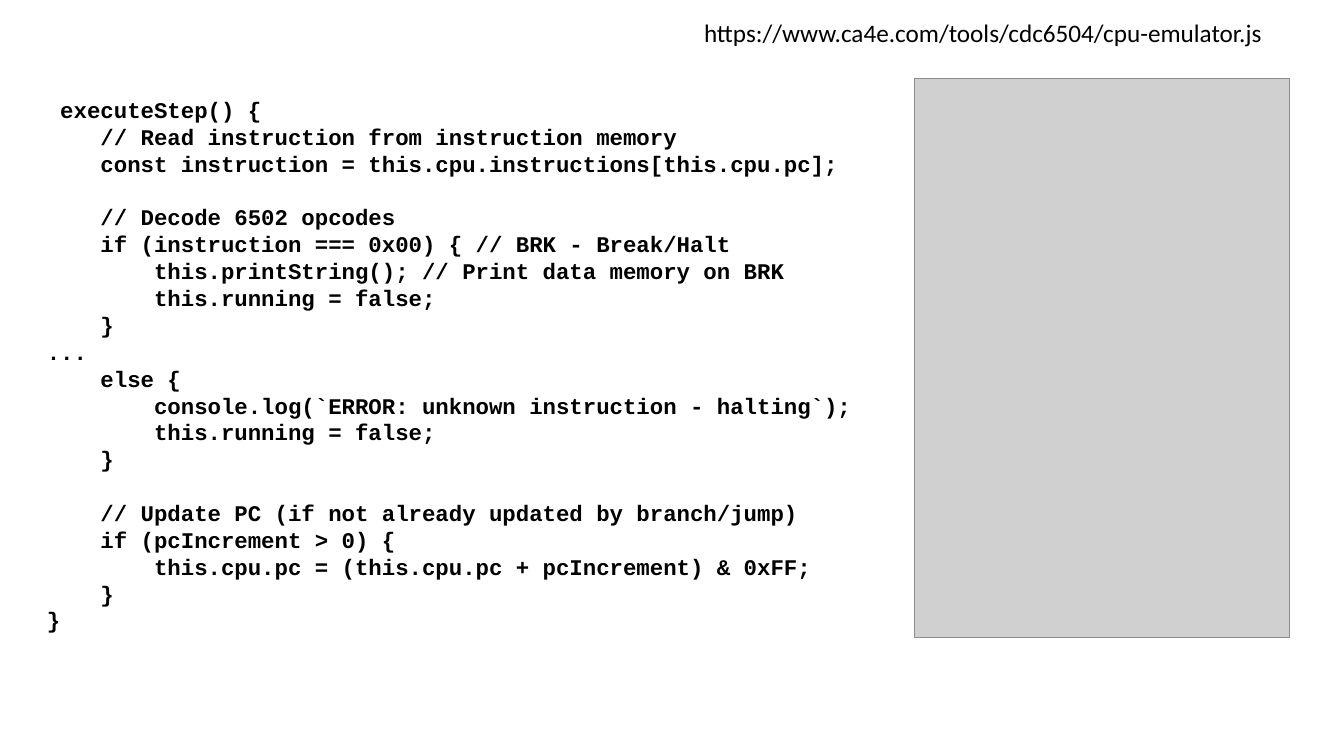
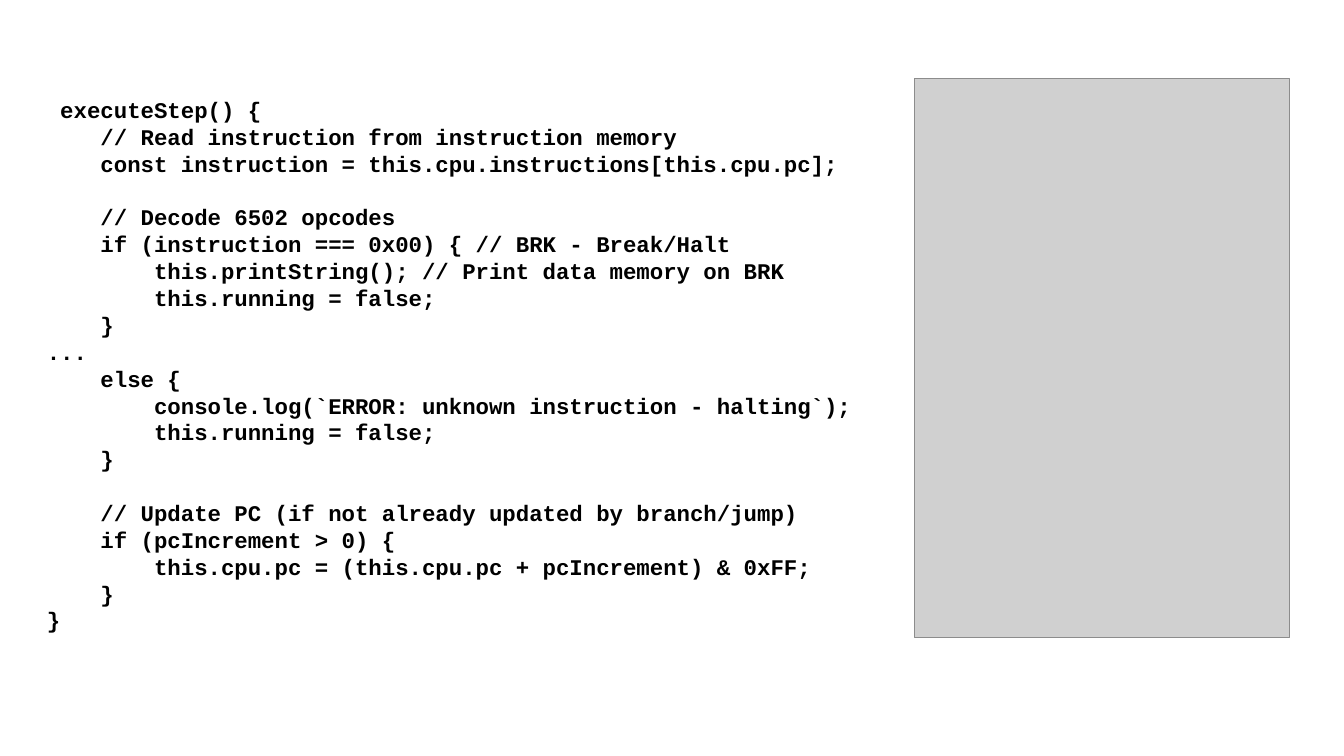
Before and after one commit to csev/ca4e, a slide deck: slide 4 of lectures/07-Emulator.pptx. Drawn at 1344x756 pixels with LibreOffice and Linux fonts; fonts in the diff are those of the drawing; grey boxes stand for pictures. Boxes give left, top, right and bottom in pixels: in the first picture for what was removed or moved away, otherwise in the second. Text is boxed around its words. In the diff, an @@ line names an element or a change of style, - is before the commit and + after.

```diff
--- a/lectures/07-Emulator.pptx
+++ b/lectures/07-Emulator.pptx
@@ text removed at box(704, 24, 1261, 47) @@
-https://www.ca4e.com/tools/cdc6504/cpu-emulator.js
```
Also in this commit, not shown: 3 other slides changed, 3 other files.
